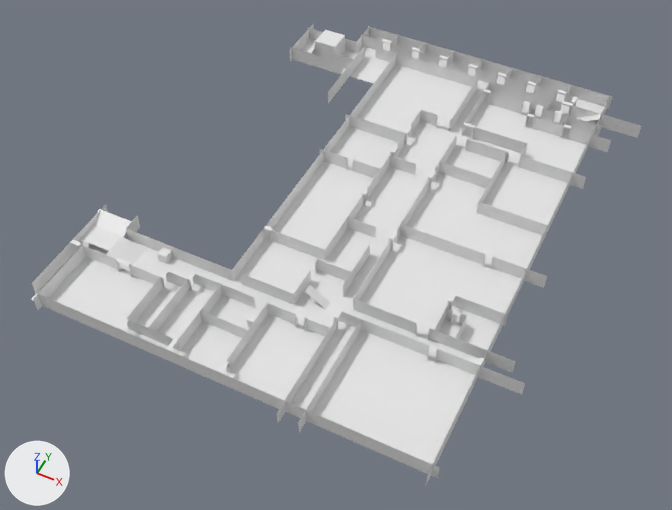
The glTF model assets/aligned_models/glb/lower.glb as it was, and as the next commit left it.
Rendered twice from a 50 mm camera at (27.8, -55.1, 79.6) aimed at (-4.4, 9.2, -0.7). Lighting does not change. The marker at lower left points along +X, +Y and +Z. The first picture is the older version. Where no turn or scale is listed for an object, it has been applied to the vertices. Vertices at exactly the same position are counted once.

In view in the first picture: 'Cube.087', 'Doors', 'Floor', 'Plane.007' and 5 more.
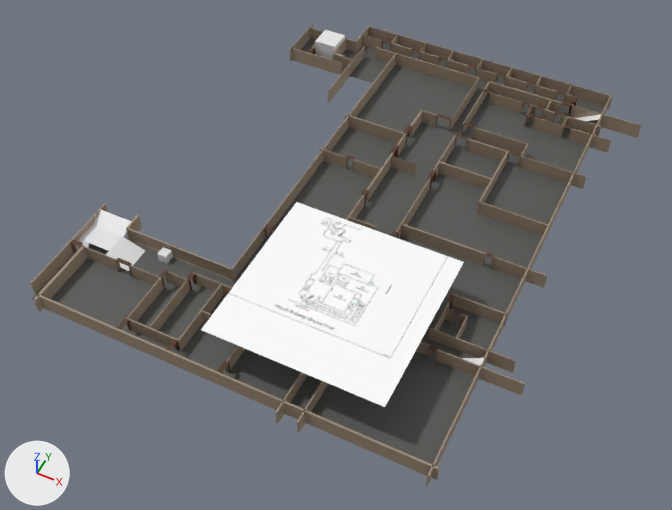
Boxes [x1, y1, x2, y2] around the edits, measured in the pictures (672 x 510 px):
'Floor', recoloured (white to grey): [31, 39, 605, 465] in both
'Cube.087', reshaped: before [32, 24, 641, 485]; after [31, 24, 642, 486]
'ground_aligned', added: after [201, 202, 464, 407]
'Doors', recoloured: [70, 39, 578, 373] in both
part 1 of me_walls, added: after [31, 26, 642, 486]
part 2 of me_walls, recoloured: before [32, 24, 641, 485]; after [32, 24, 641, 432]

The change, as a list of edits to the scene's bpy script:
```text
Add img_concrete_floor_worn_001_diff_1k:
    img_concrete_floor_worn_001_diff_1k = load_image('concrete_floor_worn_001_diff_1k', '_unpacked/concrete_floor_worn_001_diff_1k', 1024, 1024, 'sRGB')
Add img_wood_table_worn_diff_1k:
    img_wood_table_worn_diff_1k = load_image('wood_table_worn_diff_1k', '_unpacked/wood_table_worn_diff_1k', 1024, 1024, 'sRGB')
Add img_beige_wall_001_diff_1k:
    img_beige_wall_001_diff_1k = load_image('beige_wall_001_diff_1k', '_unpacked/beige_wall_001_diff_1k', 1024, 1024, 'sRGB')
Add img_ground_aligned:
    img_ground_aligned = load_image('ground_aligned', '_unpacked/ground_aligned', 3000, 3000, 'sRGB')
Add mat_material:
    mat_material = principled_material('Material')
    mat_material.texture = img_concrete_floor_worn_001_diff_1k
Add mat_material_005:
    mat_material_005 = principled_material('Material.005')
    mat_material_005.texture = img_wood_table_worn_diff_1k
Add mat_material_004:
    mat_material_004 = principled_material('Material.004')
    mat_material_004.texture = img_beige_wall_001_diff_1k
Add mat_ground_aligned:
    mat_ground_aligned = principled_material('ground_aligned')
    mat_ground_aligned.texture = img_ground_aligned  # with its transparency
Change me_walls:
    used by ob_cube_087; location = (-28.7, -46.2, 2.8)
    remove me_walls.from_pydata(...)  # 388 vertices, 208 faces; spans x -1.0..50.4, y 31.3..92.3, z -1.0..1.0
    add me_walls.from_pydata(...)  # 772 vertices, 1136 faces; spans x -1.2..50.4, y 31.3..92.3, z -1.0..1.0
    me_walls part 1: 384 vertices added at x -1.2..50.4, y 31.3..92.3, z -1.0..1.0
    me_walls part 2: 176 faces spanning x -1.0..50.4, y 31.3..92.3, z -1.0..1.0 switch from no material to mat_material_004 (picture img_beige_wall_001_diff_1k)
Change me_cube_041:
    where me_cube_041.from_pydata(...)  # 328 vertices, 246 faces; spans x -6.6..37.0, y -49.9..7.6, z -1.0..1.0
    add me_cube_041.materials.append(mat_material_005)  # picture img_wood_table_worn_diff_1k
Change me_floor:
    where me_floor.from_pydata(...)  # 16 vertices, 8 faces; spans x -9.1..37.3, y -53.8..5.4, z 0.0
    add me_floor.materials.append(mat_material)  # picture img_concrete_floor_worn_001_diff_1k
Add me_ground_aligned:
    me_ground_aligned.from_pydata(...)  # 4 vertices, 2 faces; spans x -9.8..9.8, y -9.8..9.8, z 0.0
    me_ground_aligned.materials.append(mat_ground_aligned)  # picture img_ground_aligned
Add ob_ground_aligned:
    ob_ground_aligned = bpy.data.objects.new('ground_aligned', me_ground_aligned)
    ob_ground_aligned.location = (1.3, -2.0, 7.3)
```
